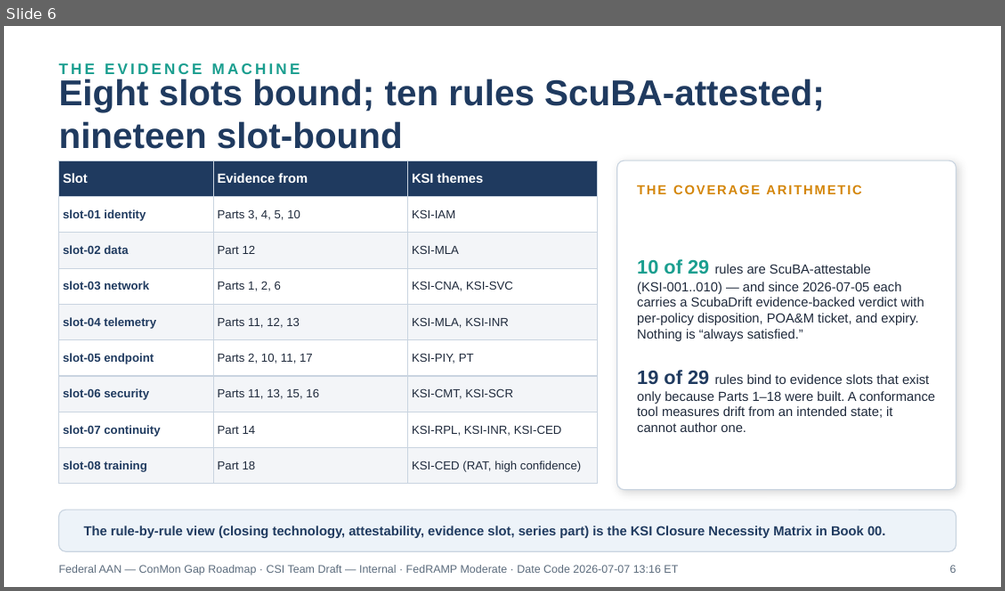
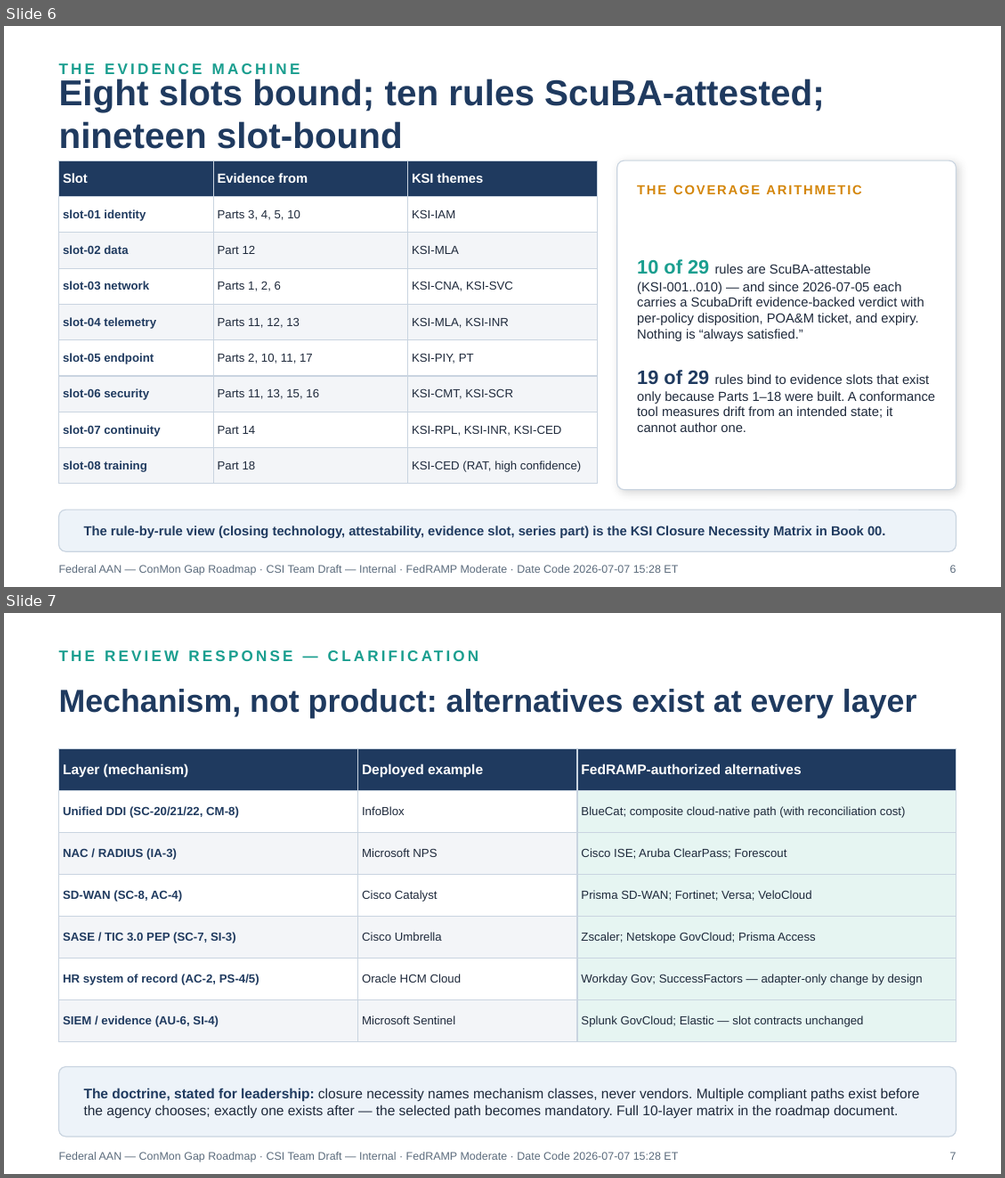
Before and after one commit to WhalerMike/uiao, a slide deck: inbox/Application Aware Networking/federal-aan-conmon-gap-roadmap.pptx. Shown one above the other, each under a label of ours: slide 6 before the commit, slides 6 and 7 after it. The pictures are 1005x591 and 1005x1178 pixels, drawn with LibreOffice and Linux fonts; fonts in the diff are those of the drawing. Boxes give left, top, right and bottom in pixels: in the first picture for what was removed or moved away, otherwise in the second. Text is boxed around its words. In the diff, an @@ line names an element or a change of style, - is before the commit and + after.

```diff
--- a/inbox/Application Aware Networking/federal-aan-conmon-gap-roadmap.pptx
+++ b/inbox/Application Aware Networking/federal-aan-conmon-gap-roadmap.pptx
@@ slide 7 added at bbox=[4, 613, 1001, 1174], background #FFFFFF @@
@@ text added at bbox=[59, 641, 956, 671], 11 pt, text #1A9E8F, bold @@
+THE REVIEW RESPONSE — CLARIFICATION
@@ text added at bbox=[59, 689, 917, 718], 23 pt, text #1F3A5F, bold @@
+Mechanism, not product: alternatives exist at every layer
@@ table added at bbox=[59, 748, 956, 1030], 7 rows, 3 columns @@
+Layer (mechanism) | Deployed example | FedRAMP-authorized alternatives
+Unified DDI (SC-20/21/22, CM-8) | InfoBlox | BlueCat; composite cloud-native path (with reconciliation cost)
+NAC / RADIUS (IA-3) | Microsoft NPS | Cisco ISE; Aruba ClearPass; Forescout
+SD-WAN (SC-8, AC-4) | Cisco Catalyst | Prisma SD-WAN; Fortinet; Versa; VeloCloud
+SASE / TIC 3.0 PEP (SC-7, SI-3) | Cisco Umbrella | Zscaler; Netskope GovCloud; Prisma Access
+HR system of record (AC-2, PS-4/5) | Oracle HCM Cloud | Workday Gov; SuccessFactors — adapter-only change by design
+SIEM / evidence (AU-6, SI-4) | Microsoft Sentinel | Splunk GovCloud; Elastic — slot contracts unchanged
@@ rounded rectangle added at bbox=[59, 1067, 956, 1136], fill #EDF3F9, outline #C9D4E0 0.75 pt @@
@@ text added at bbox=[84, 1087, 920, 1118], 10 pt, text #1E293B @@
+The doctrine, stated for leadership: closure necessity names mechanism classes, never vendors. Multiple compliant paths exist before the agency chooses; exactly one exists after — the selected path becomes mandatory. Full 10-layer matrix in the roadmap document.
@@ text added at bbox=[59, 1151, 678, 1162], 8 pt, text #5B6B7C @@
+Federal AAN — ConMon Gap Roadmap · CSI Team Draft — Internal · FedRAMP Moderate · Date Code 2026-07-07 15:28 ET
@@ text added at bbox=[950, 1151, 956, 1159], 8 pt, text #5B6B7C @@
+7
@@ slide 6 changed as well @@
@@ text at bbox=[59, 564, 678, 575]: text changed @@
-Federal AAN — ConMon Gap Roadmap · CSI Team Draft — Internal · FedRAMP Moderate · Date Code 2026-07-07 13:16 ET
+Federal AAN — ConMon Gap Roadmap · CSI Team Draft — Internal · FedRAMP Moderate · Date Code 2026-07-07 15:28 ET
```
Also in this commit, not shown: 7 other slides changed, 1 other slide added, 3 other files.
